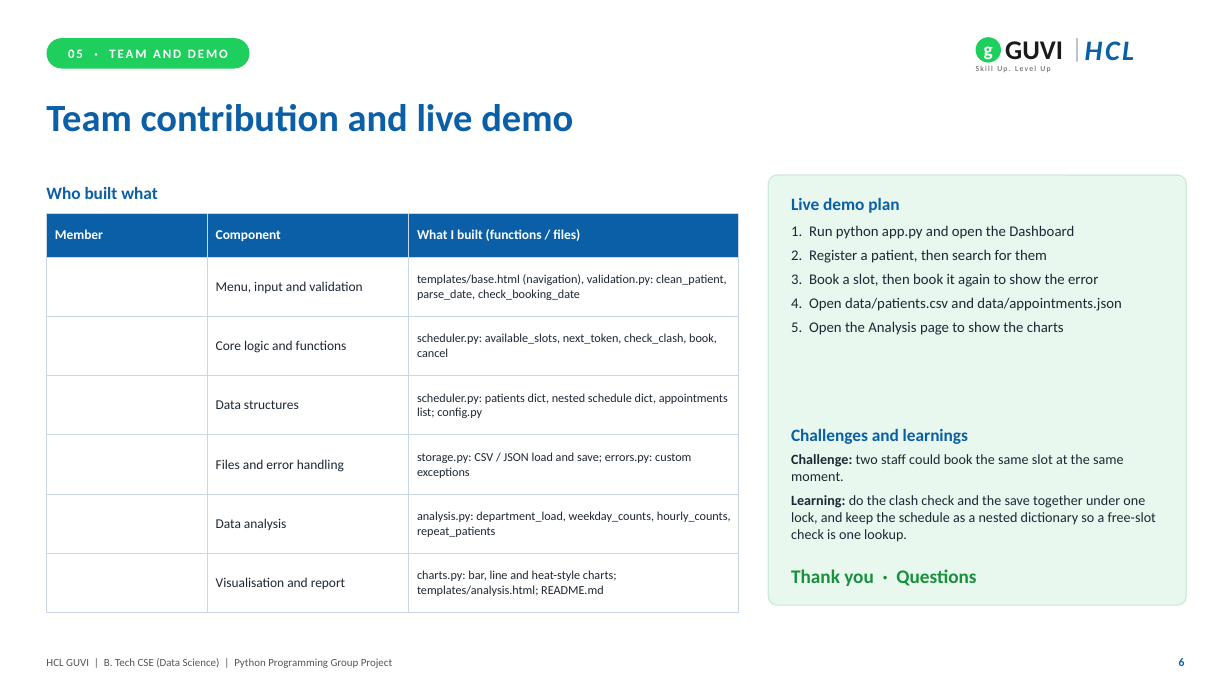
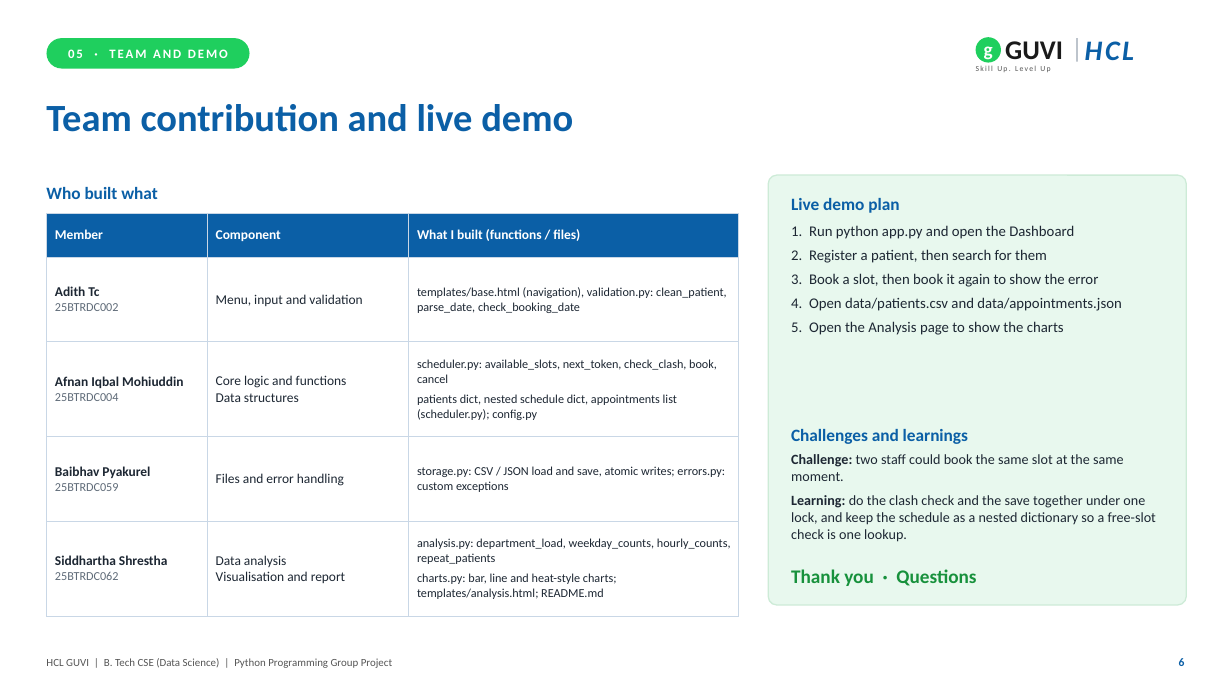
Before and after one commit to baixpy/careques, a slide deck: slide 6 of docs/CareQueue_Presentation.pptx. Drawn at 1232x693 pixels with LibreOffice and Linux fonts; fonts in the diff are those of the drawing. Boxes give left, top, right and bottom in pixels: in the first picture for what was removed or moved away, otherwise in the second. Text is boxed around its words. In the diff, an @@ line names an element or a change of style, - is before the commit and + after.

```diff
--- a/docs/CareQueue_Presentation.pptx
+++ b/docs/CareQueue_Presentation.pptx
@@ table at (46, 213, 738, 616) @@
-row 2:  | Menu, input and validation | templates/base.html (navigation), validation.py: clean_patient, parse_date, check_booking_date
-row 3:  | Core logic and functions | scheduler.py: available_slots, next_token, check_clash, book, cancel
-row 4:  | Data structures | scheduler.py: patients dict, nested schedule dict, appointments list; config.py
-row 5:  | Files and error handling | storage.py: CSV / JSON load and save; errors.py: custom exceptions
-row 6:  | Data analysis | analysis.py: department_load, weekday_counts, hourly_counts, repeat_patients
-row 7:  | Visualisation and report | charts.py: bar, line and heat-style charts; templates/analysis.html; README.md
+row 2: Adith Tc / 25BTRDC002 | Menu, input and validation | templates/base.html (navigation), validation.py: clean_patient, parse_date, check_booking_date
+row 3: Afnan Iqbal Mohiuddin / 25BTRDC004 | Core logic and functions / Data structures | scheduler.py: available_slots, next_token, check_clash, book, cancel / patients dict, nested schedule dict, appointments list (scheduler.py); config.py
+row 4: Baibhav Pyakurel / 25BTRDC059 | Files and error handling | storage.py: CSV / JSON load and save, atomic writes; errors.py: custom exceptions
+row 5: Siddhartha Shrestha / 25BTRDC062 | Data analysis / Visualisation and report | analysis.py: department_load, weekday_counts, hourly_counts, repeat_patients / charts.py: bar, line and heat-style charts; templates/analysis.html; README.md
```
Also in this commit, not shown: 1 other slide changed.
